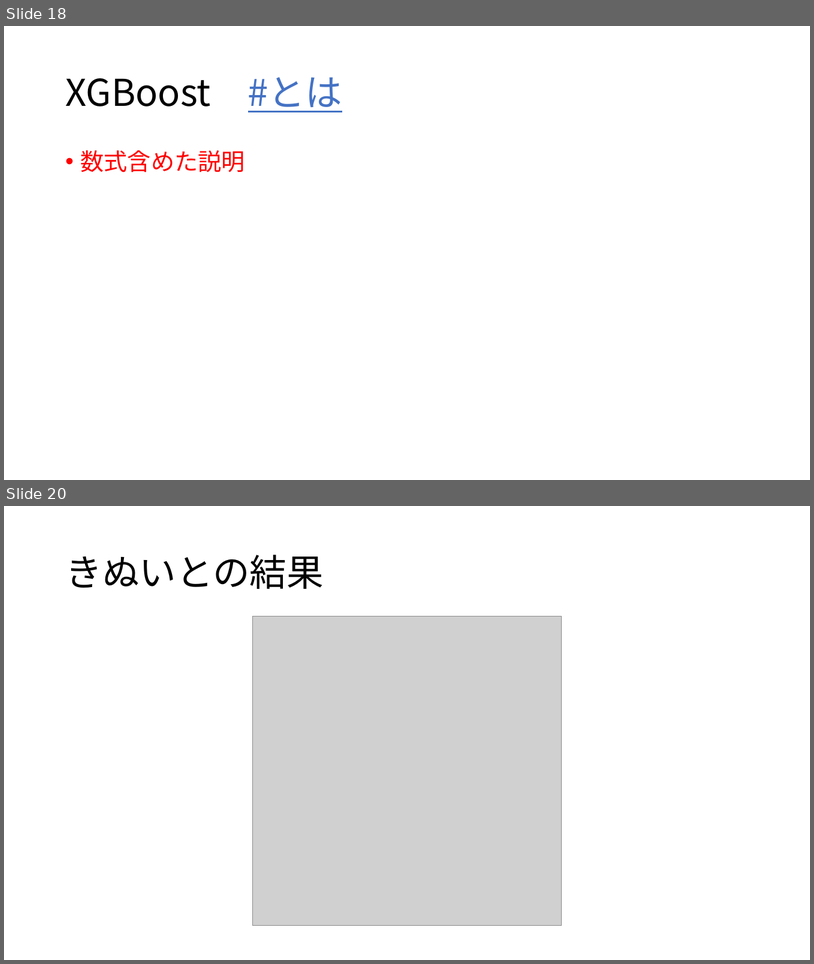
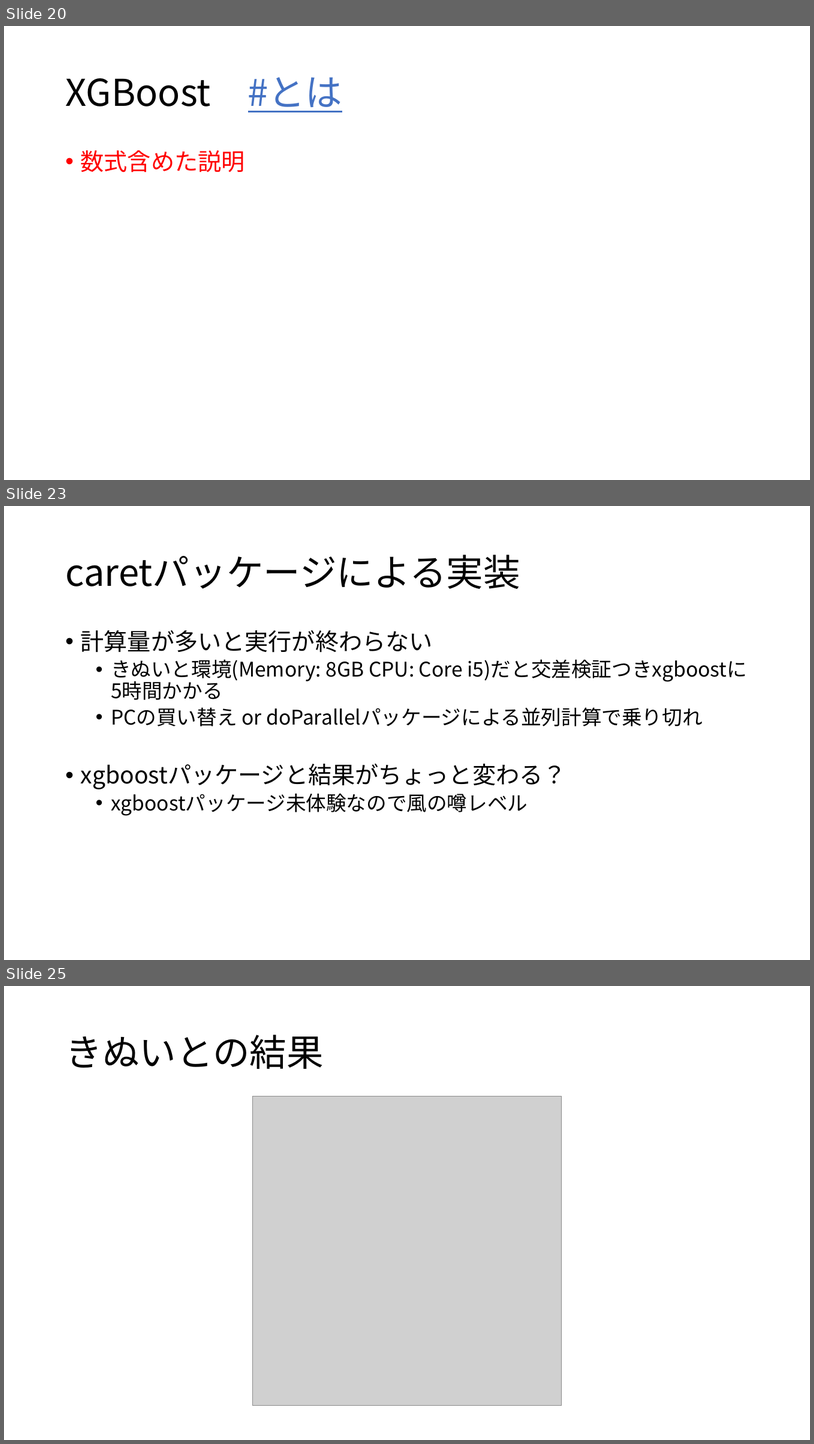
Before and after one commit to 8-u8/Kaggle, a slide deck: Santander/output/caretパッケージを使ったXGBoostのformula型.pptx. Shown one above the other, each under a label of ours: slides 18 and 20 before the commit, slides 20, 23 and 25 after it; the slides between them are not shown. The pictures are 814x964 and 814x1444 pixels, drawn with LibreOffice and Linux fonts; fonts in the diff are those of the drawing; grey boxes stand for pictures. Boxes give left, top, right and bottom in pixels: in the first picture for what was removed or moved away, otherwise in the second. Text is boxed around its words. In the diff, an @@ line names an element or a change of style, - is before the commit and + after.

```diff
--- a/Santander/output/caretパッケージを使ったXGBoostのformula型.pptx
+++ b/Santander/output/caretパッケージを使ったXGBoostのformula型.pptx
@@ slide 23 added at <box>4,506,810,960</box>, background #FFFFFF @@
@@ title added at <box>65,555,521,589</box>, 44 pt, text #000000 @@
+caretパッケージによる実装
@@ text added at <box>81,630,748,816</box>, 24 pt, text #000000 @@
+• 計算量が多いと実行が終わらない
+  • きぬいと環境(Memory: 8GB CPU: Core i5)だと交差検証つきxgboostに5時間かかる
+  • PCの買い替え or doParallelパッケージによる並列計算で乗り切れ
+• xgboostパッケージと結果がちょっと変わる？
+  • xgboostパッケージ未体験なので風の噂レベル
@@ what was slide 18 is now slide 20 @@
@@ what was slide 20 is now slide 25 @@
```
Also in this commit, not shown: 8 slides changed, 7 other slides added, 1 slide removed, 3 other files.
